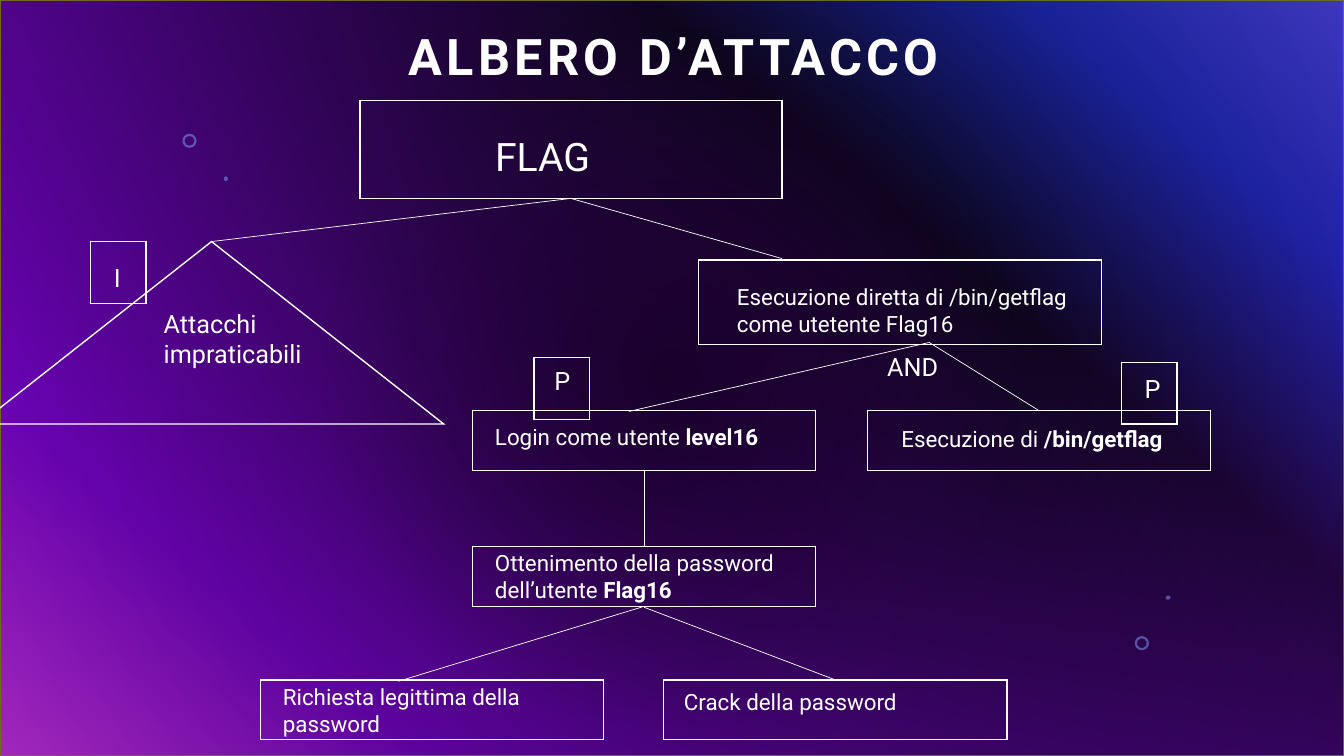
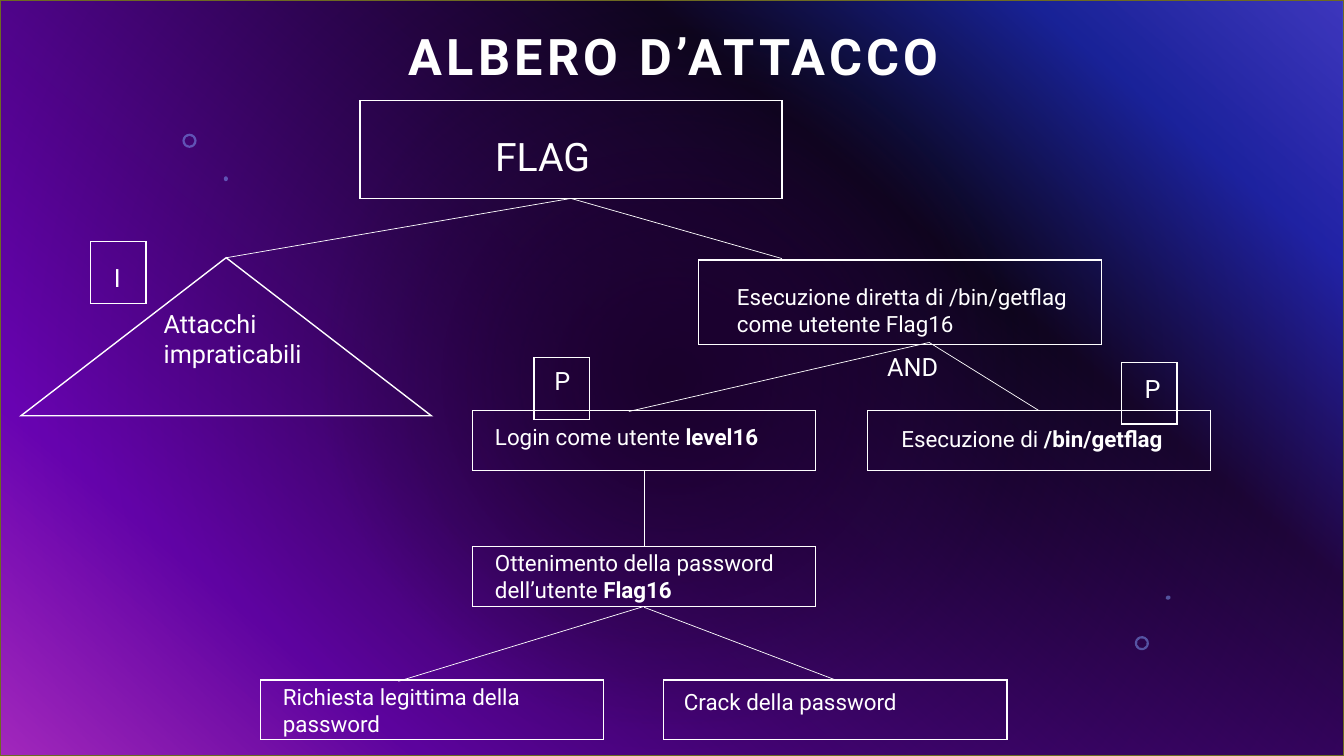
Before and after one commit to giorgiosiniscalchi/Nebula16-ITA, a slide deck: slide 4 of Presentazione Nebula16.pptx. Drawn at 1344x756 pixels with LibreOffice and Linux fonts; fonts in the diff are those of the drawing; background and template pictures are left out. Boxes give left, top, right and bottom in pixels: in the first picture for what was removed or moved away, otherwise in the second. Text is boxed around its words. In the diff, an @@ line names an element or a change of style, - is before the commit and + after.

```diff
--- a/Presentazione Nebula16.pptx
+++ b/Presentazione Nebula16.pptx
@@ line moved from (212, 242) - (571, 199) to (226, 258) - (571, 199) @@
@@ triangle: place and size @@
-triangle at [0, 242, 444, 424]
+triangle at [21, 258, 432, 416]
```
Also in this commit, not shown: 1 other slide changed, 2 slides added, 1 slide removed.
